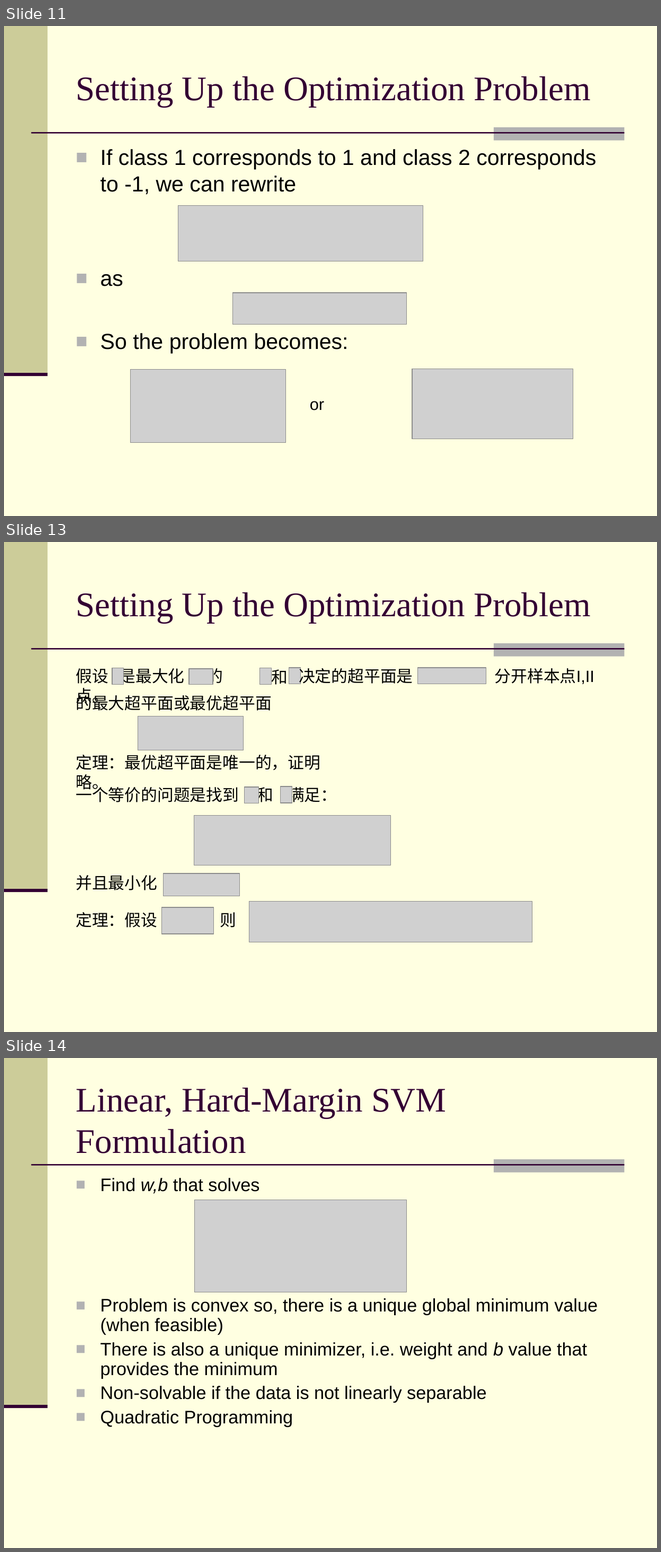
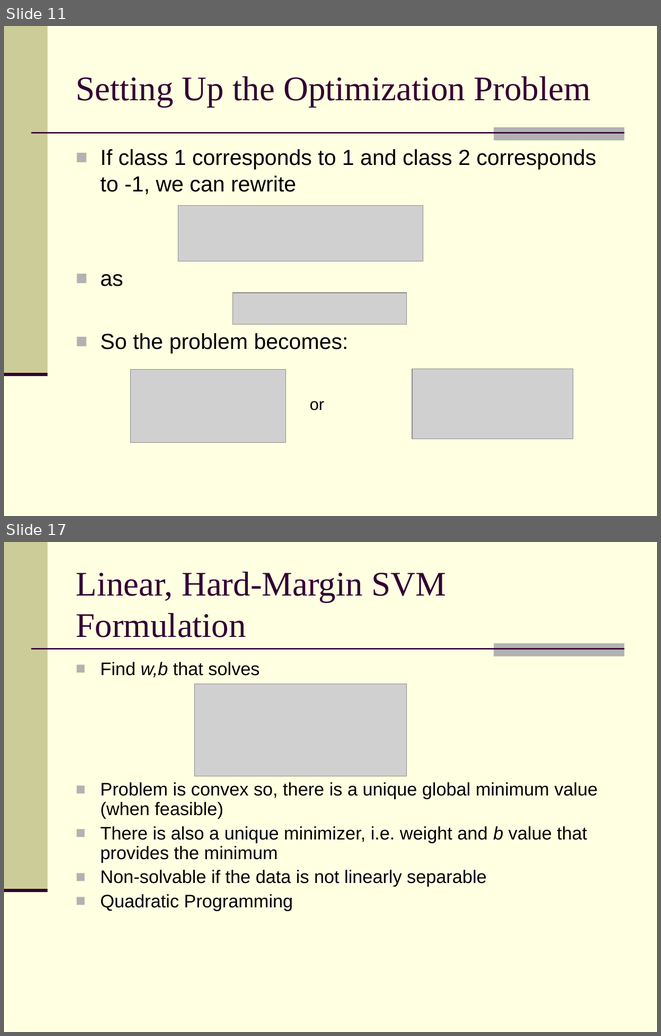
Before and after one commit to clickwise/user_click, a slide deck: docs/Introduction to Machine Learning.ppt. Shown one above the other, each under a label of ours: slides 11, 13 and 14 before the commit, slides 11 and 17 after it; the slides between them are not shown. The pictures are 661x1552 and 661x1036 pixels, drawn with LibreOffice and Linux fonts; fonts in the diff are those of the drawing; grey boxes stand for pictures. Boxes give left, top, right and bottom in pixels: in the first picture for what was removed or moved away, otherwise in the second. Text is boxed around its words. In the diff, an @@ line names an element or a change of style, - is before the commit and + after.

```diff
--- a/docs/Introduction to Machine Learning.ppt
+++ b/docs/Introduction to Machine Learning.ppt
@@ slide 13 removed at (4,542,657,1032), background #FFFFE1; not listed: 4 template elements that a slide beside it also shows @@
@@ title removed at (76,592,591,623) @@
-Setting Up the Optimization Problem
@@ text removed at (76,668,223,706) @@
-假设 是最大化 的点。
@@ picture removed at (113,668,124,685) @@
@@ picture removed at (189,669,212,685) @@
@@ picture removed at (260,668,272,685) @@
@@ picture removed at (289,668,300,684) @@
@@ text removed at (299,667,413,684) @@
-决定的超平面是
@@ picture removed at (418,668,486,684) @@
@@ text removed at (495,668,594,684) @@
-分开样本点I,II
@@ text removed at (272,669,288,685) @@
-和
@@ text removed at (76,693,272,711) @@
-的最大超平面或最优超平面
@@ picture removed at (138,716,243,750) @@
@@ text removed at (76,755,320,792) @@
-定理：最优超平面是唯一的，证明略。
@@ text removed at (76,784,337,803) @@
-一个等价的问题是找到 和 满足：
@@ picture removed at (244,787,258,803) @@
@@ picture removed at (280,786,292,803) @@
@@ picture removed at (194,815,390,865) @@
@@ text removed at (76,875,157,890) @@
-并且最小化
@@ picture removed at (164,873,240,896) @@
@@ picture removed at (162,907,213,934) @@
@@ picture removed at (249,901,532,942) @@
@@ text removed at (76,912,157,927) @@
-定理：假设
@@ text removed at (220,912,236,927) @@
-则
@@ what was slide 14 is now slide 17 @@
```
Also in this commit, not shown: 4 slides changed, 5 slides added, 2 other slides removed, 3 other files.
